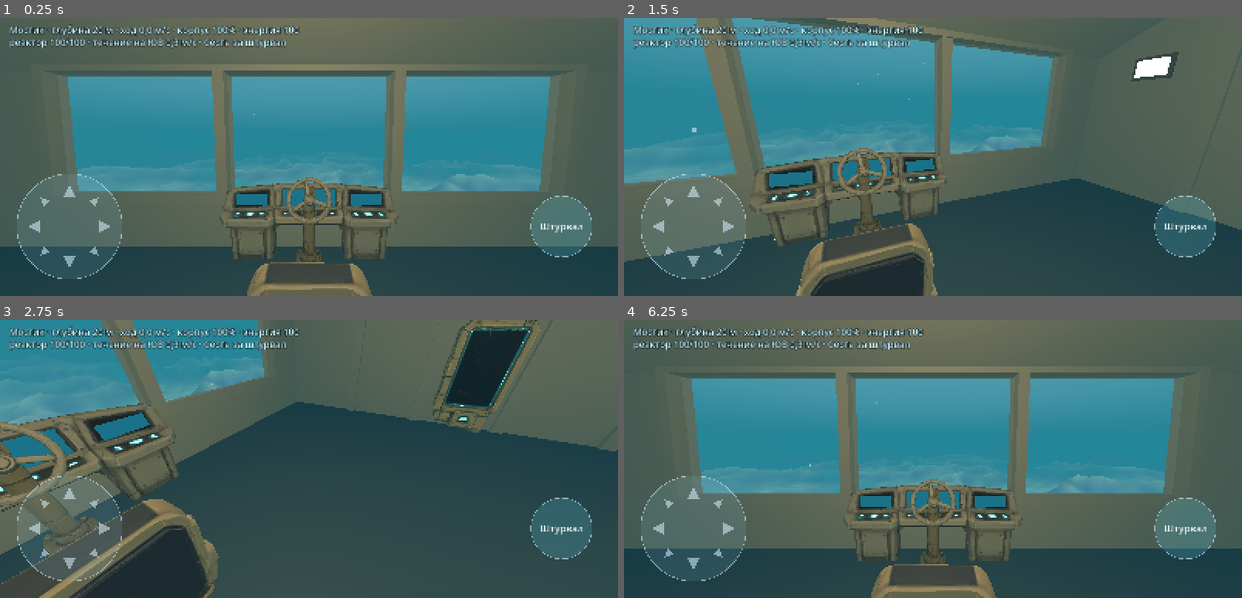
Above: before the commit, frames 1-4 (two rows, left to right).
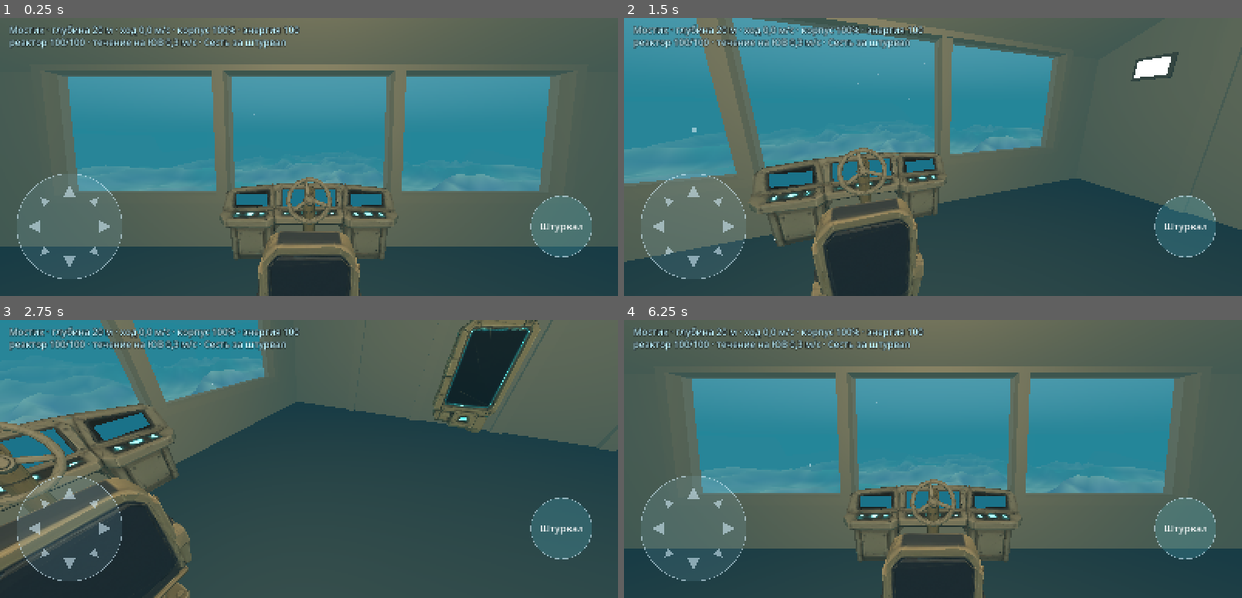
Above: after the commit, the same moments.

Repository: garrimajo5/DeepDive
Game: Godot game, scene res://scenes/main.tscn
Same seed, same stepped clock (60 frames per second), same inputs: the game is played once before the commit and once after it.
Inputs (mouse positions are in pixels of both pictures, inside the frame that each line leads up to):
- Up to frame 1 (0.25 s): no input
- Up to frame 2 (1.5 s): tap Enter at 0.5 s; move the mouse to (1068, 143) at 0.52 s; click (1068, 143) at 0.67 s; tap Space at 1.25 s; drag from (809, 170) to (902, 212) at 1.27 s
- Up to frame 3 (2.75 s): tap Enter at 2 s; move the mouse to (370, 397) at 2.02 s; click (370, 397) at 2.17 s
- Up to frame 4 (6.25 s): tap Space at 2.75, 4.25 s; drag from (902, 514) to (747, 417) at 2.77 s; tap Enter at 3.5 s; move the mouse to (1118, 500) at 3.52 s; click (1118, 500) at 3.67 s; drag from (747, 417) to (840, 389) at 4.27 s; move the mouse to (963, 459) at 5.02 s; click (963, 459) at 5.17 s; drag from (840, 389) to (809, 472) at 5.77 s

The runs differ from the first frame. In frame 1, 3.2% of the frame differs, in the area x 40-61%, y 76-100%; in frame 2, 4.2%; in frame 3, 8.3%, in the area x 0-36%, y 56-100%; in frame 4, 3.2%.

Commit message:
Экипаж: фигура игрока (заглушка), руки на штурвале, план модели и коопа
Co-Authored-By: Claude Opus 5.5 <noreply@anthropic.com>
Claude-Session: https://claude.ai/code/session_01S9qQDZKo2kpR8atq12Q23F

Diff:
--- a/scripts/core/bridge_props.gd
+++ b/scripts/core/bridge_props.gd
@@ -23,7 +23,7 @@
 const STAND_SCALE_Y := WHEEL_Y / SHAFT_Y
 const STAND_Z := WHEEL_Z - WHEEL_HALF_DEPTH - SHAFT_FRONT
 
-const CHAIR_Z := -3.95
+const CHAIR_Z := Deck.CHAIR_Z
 const TABLE_Z := -1.2
 
 ## Пульт MOD-004: 2,5 × 1,42 × 0,65 м вплотную к носовой стене. Окно в игре начинается с 0,8 м, поэтому пульт ниже
--- /dev/null
+++ b/scripts/core/crew.gd
@@ -0,0 +1,262 @@
+class_name Crew
+## Экипаж: член экипажа как фигура из частей, которую видят другие и сам игрок (свои руки и ноги — взглядом вниз).
+## Пока модели нет (концепт ART-014), фигура — капсулы по суставам; поза считается здесь, без узлов:
+## стоит, идёт (шаг ног и рук), сидит в кресле пилота с руками на колесе штурвала (руки идут за поворотом колеса).
+## Всё в осях корабля, метры; рост 1,8 м, глаза на высоте Deck.Walker.EYE.
+## Для коопа: у каждого игрока свой `Member`, хост шлёт клиентам `snapshot()`, клиенты ставят `apply()`.
+
+enum Role { PILOT, SONAR, ENGINEER, BIOLOGIST }
+const ROLE_NAMES := ["Пилот", "Сонарщик", "Инженер", "Биолог"]
+## Цвет роли — на груди и плечах костюма (временные, до концепта ART-014).
+const ROLE_COLORS := [
+	Color(0.89, 0.62, 0.22),  ## пилот — янтарный, как кнопка «Свет»
+	Color(0.27, 0.76, 0.80),  ## сонарщик — бирюза голограммы
+	Color(0.85, 0.36, 0.22),  ## инженер — оранжево-красный
+	Color(0.45, 0.74, 0.36),  ## биолог — зелёный
+]
+const SUIT := Color(0.24, 0.27, 0.28)
+const GLOVES := Color(0.13, 0.14, 0.15)
+const HELMET := Color(0.78, 0.80, 0.76)
+const VISOR := Color(0.10, 0.22, 0.26)
+
+## Размеры (м). Таз (сустав бедра) — 0,92 над полом стоя; плечи на 0,56 выше таза; глаз — Walker.EYE.
+const HEIGHT := 1.8
+const HIP := 0.92
+const HIP_HALF := 0.11
+const TORSO := 0.56
+const SHOULDER_HALF := 0.2
+const THIGH := 0.46
+const SHIN := 0.44
+const UPPER_ARM := 0.31
+const FOREARM := 0.27
+const HAND := 0.1
+const EYE_UP := Deck.Walker.EYE - HIP  ## от таза до глаз
+## Шаг: полный цикл ног на 1,3 м пути, размах бедра ±0,45 рад, рук ±0,35 рад.
+const STRIDE := 1.3
+const LEG_SWING := 0.45
+const ARM_SWING := 0.35
+## Сидя: наклон к штурвалу; таз — seat_hip() (над сиденьем кресла ~0,5 м).
+const SEAT_LEAN := 0.44  ## рад (≈25°)
+## Хват колеса: точки на ободе ±55° от верха, радиус обода 0,25 м (MOD-002 Ø 0,55). Руки идут за колесом
+## до 35°, дальше скользят по ободу (иначе не дотянуться).
+const RIM := 0.25
+const GRIP_DEG := 55.0
+const GRIP_FOLLOW_DEG := 35.0
+
+## Части фигуры в порядке экземпляров MultiMesh (голова и визор — 2 и 3: свой игрок их не рисует).
+const ORDER := ["torso", "pelvis", "head", "visor", "arm_l", "arm_r", "fore_l", "fore_r", "hand_l", "hand_r",
+	"thigh_l", "thigh_r", "shin_l", "shin_r", "foot_l", "foot_r"]
+
+
+static func role_color(role: int) -> Color:
+	return ROLE_COLORS[clampi(role, 0, ROLE_COLORS.size() - 1)]
+
+
+static func part_color(part: String, role: int) -> Color:
+	match part:
+		"torso", "arm_l", "arm_r":
+			return role_color(role)
+		"head":
+			return HELMET
+		"visor":
+			return VISOR
+		"hand_l", "hand_r", "foot_l", "foot_r":
+			return GLOVES
+	return SUIT
+
+
+## Высота таза сидя: так, чтобы глаза были на Deck.SEAT_EYE.
+static func seat_hip() -> Vector3:
+	return Vector3(0.0, Deck.SEAT_EYE - EYE_UP * cos(SEAT_LEAN), Deck.SEAT_Z + EYE_UP * sin(SEAT_LEAN))
+
+
+## Точки хвата на ободе колеса в осях корабля: [левая, правая]; turn — Helm.Ship.turn (−1…1), как BridgeView.
+static func wheel_grips(turn: float) -> Array[Vector3]:
+	var b := Basis.from_euler(Vector3(deg_to_rad(BridgeProps.WHEEL_TILT), 0.0, 0.0)) \
+		* Basis(Vector3.BACK, deg_to_rad(clampf(-turn * BridgeProps.WHEEL_TURN_DEG, -GRIP_FOLLOW_DEG, GRIP_FOLLOW_DEG)))
+	var c := Vector3(0.0, BridgeProps.WHEEL_Y, BridgeProps.WHEEL_Z)
+	var a := deg_to_rad(GRIP_DEG)
+	return [c + b * Vector3(-RIM * sin(a), RIM * cos(a), 0.0), c + b * Vector3(RIM * sin(a), RIM * cos(a), 0.0)]
+
+
+## Колено/локоть по двум длинам: от s к цели t, сгиб в сторону hint. Если цель дальше — рука вытянута к ней.
+static func two_bone(s: Vector3, t: Vector3, a: float, b: float, hint: Vector3) -> Array[Vector3]:
+	var v := t - s
+	var d := v.length()
+	var dir := v / d if d > 1e-5 else Vector3.DOWN
+	d = clampf(d, absf(a - b) + 1e-3, a + b - 1e-3)
+	var x := (a * a - b * b + d * d) / (2.0 * d)
+	var h := sqrt(maxf(a * a - x * x, 0.0))
+	var side := hint - dir * hint.dot(dir)
+	side = side.normalized() if side.length() > 1e-5 else Vector3.DOWN
+	var mid := s + dir * x + side * h
+	return [mid, s + dir * d]
+
+
+## Преобразование части от сустава a до сустава b: ось y вдоль кости, длина и толщина — масштабом единичной капсулы
+## (высота 1, радиус 0,5, центр в нуле). fwd — куда смотрит «перед» части (для ступни, визора).
+static func bone(a: Vector3, b: Vector3, w: float, d: float, fwd: Vector3 = Vector3.FORWARD) -> Transform3D:
+	var y := b - a
+	var len := y.length()
+	y = y / len if len > 1e-5 else Vector3.UP
+	var z := -fwd
+	var x := y.cross(z)
+	if x.length() < 1e-4:
+		x = y.cross(Vector3.BACK if absf(y.z) < 0.9 else Vector3.RIGHT)
+	x = x.normalized()
+	z = x.cross(y).normalized()
+	return Transform3D(Basis(x * w, y * len, z * d), (a + b) * 0.5)
+
+
+## Член экипажа: место (ступни, оси корабля), курс, поза и фаза шага.
+class Member:
+	extends RefCounted
+	var role := Role.PILOT
+	var name := ""
+	var x := 0.0
+	var z := 0.0
+	var yaw := 0.0
+	var seated := false
+	var wheel_turn := 0.0
+	var phase := 0.0  ## фаза шага, рад
+	var swing := 0.0  ## 0 — стоит, 1 — идёт полным ходом
+	var _last := Vector2.INF
+
+	func _init(r: int = Role.PILOT, n: String = "") -> void:
+		role = r
+		name = n if n != "" else ROLE_NAMES[r]
+
+	## Шаг позы: место и курс игрока; шаг ног — по пройденному пути.
+	func follow(px: float, pz: float, pyaw: float, is_seated: bool, turn: float, dt: float) -> void:
+		var p := Vector2(px, pz)
+		var moved := 0.0 if _last == Vector2.INF or is_seated != seated else p.distance_to(_last)
+		_last = p
+		x = px
+		z = pz
+		yaw = pyaw
+		seated = is_seated
+		wheel_turn = turn
+		phase = wrapf(phase + moved / STRIDE * TAU, 0.0, TAU)
+		var want := clampf(moved / maxf(dt, 1e-4) / Deck.Walker.SPEED, 0.0, 1.0) if not seated else 0.0
+		swing = move_toward(swing, want, dt * 6.0)
+		if swing < 0.02 and want == 0.0:
+			phase = move_toward(phase, PI if phase > PI * 0.5 and phase < PI * 1.5 else (0.0 if phase < PI else TAU), dt * 4.0)
+
+	## Глаз фигуры в осях корабля (у своего игрока совпадает с камерой).
+	func eye() -> Vector3:
+		if seated:
+			return Vector3(0.0, Deck.SEAT_EYE, Deck.SEAT_Z)
+		return Vector3(x, Deck.Walker.EYE, z)
+
+	## Суставы в осях корабля: hip, neck, head, shoulder_l/r, elbow_l/r, wrist_l/r, hand_l/r, knee_l/r, ankle_l/r, toe_l/r.
+	func joints() -> Dictionary:
+		var j := {}
+		var fwd: Vector3
+		var right: Vector3
+		var hip: Vector3
+		var up: Vector3
+		if seated:
+			fwd = Vector3.FORWARD
+			right = Vector3.RIGHT
+			hip = Crew.seat_hip()
+			up = Vector3(0.0, cos(SEAT_LEAN), -sin(SEAT_LEAN))
+		else:
+			fwd = Vector3(-sin(yaw), 0.0, -cos(yaw))
+			right = Vector3(cos(yaw), 0.0, -sin(yaw))
+			hip = Vector3(x, HIP - 0.03 * swing * absf(cos(phase)), z)
+			up = Vector3.UP
+		j["hip"] = hip
+		var neck := hip + up * TORSO
+		j["neck"] = neck
+		j["head"] = hip + up * EYE_UP - fwd * 0.04
+		for side in 2:
+			var s := -1.0 if side == 0 else 1.0
+			var k := "l" if side == 0 else "r"
+			var sh := neck + right * (SHOULDER_HALF * s) - up * 0.04
+			j["shoulder_" + k] = sh
+			var hp := hip + right * (HIP_HALF * s)
+			j["hip_" + k] = hp
+			if seated:
+				var grip: Vector3 = Crew.wheel_grips(wheel_turn)[side]
+				var arm := Crew.two_bone(sh, grip, UPPER_ARM, FOREARM + HAND * 0.5, Vector3.DOWN + right * s * 0.6)
+				j["elbow_" + k] = arm[0]
+				var wrist: Vector3 = arm[0] + (arm[1] - arm[0]).normalized() * FOREARM
+				j["wrist_" + k] = wrist
+				j["hand_" + k] = wrist + (arm[1] - arm[0]).normalized() * HAND
+				## Сидя: бедро вперёд чуть вниз, голень вниз и вперёд, ступня на подножке.
+				var knee := hp + (fwd * cos(0.12) + Vector3.DOWN * sin(0.12)) * THIGH
+				var ankle := knee + (Vector3.DOWN * cos(0.35) + fwd * sin(0.35)) * SHIN
+				j["knee_" + k] = knee
+				j["ankle_" + k] = ankle
+				j["toe_" + k] = ankle + fwd * 0.16 + Vector3.DOWN * 0.04
+			else:
+				## Нога: бедро качается вперёд-назад, колено сгибается, когда нога идёт вперёд.
+				var ph := phase + (0.0 if side == 0 else PI)
+				var th := sin(ph) * LEG_SWING * swing
+				var bend := maxf(0.0, cos(ph)) * 0.9 * swing + 0.04
+				var tdir := Vector3.DOWN * cos(th) + fwd * sin(th)
+				var knee := hp + tdir * THIGH
+				var sa := th - bend
+				var ankle := knee + (Vector3.DOWN * cos(sa) + fwd * sin(sa)) * SHIN
+				j["knee_" + k] = knee
+				j["ankle_" + k] = ankle
+				j["toe_" + k] = ankle + fwd * 0.16 + Vector3.DOWN * 0.03
+				## Рука качается против ноги своей стороны, локоть чуть согнут.
+				var ah := -sin(ph) * ARM_SWING * swing
+				var adir := Vector3.DOWN * cos(ah) + fwd * sin(ah) + right * (0.08 * s)
+				var elbow := sh + adir.normalized() * UPPER_ARM
+				var fa := ah + 0.15 + 0.25 * swing
+				var wrist := elbow + (Vector3.DOWN * cos(fa) + fwd * sin(fa)).normalized() * FOREARM
+				j["elbow_" + k] = elbow
+				j["wrist_" + k] = wrist
+				j["hand_" + k] = wrist + (wrist - elbow).normalized() * HAND
+		j["fwd"] = fwd
+		j["up"] = up
+		return j
+
+	## Части фигуры: имя → Transform3D единичной капсулы. own — свой игрок: без головы (камера в ней), а стоя ещё
+	## без туловища, таза и плеч, чтобы взгляд вниз видел ноги, а не грудь вплотную; сидя видны руки на штурвале.
+	func parts(own: bool = false) -> Dictionary:
+		var j := joints()
+		var fwd: Vector3 = j["fwd"]
+		var up: Vector3 = j["up"]
+		var out := {}
+		var neck: Vector3 = j["neck"]
+		var hip: Vector3 = j["hip"]
+		var chest := not own or seated
+		if chest:
+			out["torso"] = Crew.bone(hip + up * 0.1, neck + up * 0.06, 0.34, 0.22, fwd)
+		if chest:
+			out["pelvis"] = Crew.bone(hip - up * 0.1, hip + up * 0.12, 0.3, 0.2, fwd)
+		if not own:
+			var head: Vector3 = j["head"]
+			out["head"] = Crew.bone(head - up * 0.15, head + up * 0.15, 0.24, 0.26, fwd)
+			out["visor"] = Crew.bone(head - up * 0.05 + fwd * 0.11, head + up * 0.06 + fwd * 0.11, 0.18, 0.06, fwd)
+		for k in ["l", "r"]:
+			if chest:
+				out["arm_" + k] = Crew.bone(j["shoulder_" + k], j["elbow_" + k], 0.1, 0.1, fwd)
+			out["fore_" + k] = Crew.bone(j["elbow_" + k], j["wrist_" + k], 0.085, 0.085, fwd)
+			out["hand_" + k] = Crew.bone(j["wrist_" + k], j["hand_" + k], 0.08, 0.05, fwd)
+			out["thigh_" + k] = Crew.bone(j["hip_" + k], j["knee_" + k], 0.14, 0.14, fwd)
+			out["shin_" + k] = Crew.bone(j["knee_" + k], j["ankle_" + k], 0.11, 0.11, fwd)
+			var ank: Vector3 = j["ankle_" + k]
+			var toe: Vector3 = j["toe_" + k]
+			out["foot_" + k] = Crew.bone(ank + Vector3.DOWN * 0.02 - (toe - ank) * 0.25, toe, 0.1, 0.08, Vector3.UP)
+		return out
+
+	## Снимок для сети: всё, что нужно клиенту, чтобы поставить фигуру.
+	func snapshot() -> Dictionary:
+		return {"role": role, "name": name, "x": x, "z": z, "yaw": yaw, "seated": seated,
+			"turn": wheel_turn, "phase": phase, "swing": swing}
+
+	func apply(s: Dictionary) -> void:
+		role = int(s.get("role", role))
+		name = str(s.get("name", name))
+		x = float(s.get("x", x))
+		z = float(s.get("z", z))
+		yaw = float(s.get("yaw", yaw))
+		seated = bool(s.get("seated", seated))
+		wheel_turn = float(s.get("turn", wheel_turn))
+		phase = float(s.get("phase", phase))
+		swing = float(s.get("swing", swing))
+		_last = Vector2(x, z)
--- a/scripts/core/deck.gd
+++ b/scripts/core/deck.gd
@@ -7,16 +7,19 @@
 const BRIDGE_MAX := Vector2(5.0, 2.0)
 const CEILING := 3.2
 const NOSE_INNER := -5.9
-## Пилот в кресле: глаз над сиденьем, взгляд прямо на нос (в кадре рама окна и штурвал).
-const SEAT_Z := -4.3
-const SEAT_EYE := 1.62
+## Пилот в кресле: глаз над сиденьем, взгляд прямо на нос (в кадре рама окна, пульт и штурвал).
+## Глаз — как у фигуры экипажа сидя (`Crew`: таз над сиденьем 0,5 м, наклон 25° к штурвалу), чтобы руки доставали колесо.
+const SEAT_Z := -4.7
+const SEAT_EYE := 1.33
+## Кресло пилота (MOD-001, глубина 0,7 м): центр на полу.
+const CHAIR_Z := -4.2
 ## Встав из кресла, игрок оказывается за ним, лицом к носу, как на старте (замечание тестера в pogrujenie).
 const STAND_Z := -3.0
 ## Угол обзора по вертикали, как в браузере (js/game.js): 72° в альбомной.
 const FOV := 72.0
 
 ## Препятствия на полу мостика: центр (x, z) и радиус. Голостол сонара (Ø 2,2 м внизу, сужается кверху) и кресло пилота.
-const OBSTACLES: Array = [[Vector2(0.0, -1.2), 0.75], [Vector2(0.0, -3.95), 0.4]]
+const OBSTACLES: Array = [[Vector2(0.0, -1.2), 0.75], [Vector2(0.0, CHAIR_Z), 0.4]]
 ## Прямоугольники на полу (x, z, ширина, глубина): пульт пилота со штурвалом у носовой стены (до z −5,1, колесо на −5,25),
 ## пульт энергии у левого борта и сканер у правого (BridgeProps.SIDE_Z, ширина 1,2 и 1,0 м).
 const CONSOLE_RECT := Rect2(-1.3, -6.0, 2.6, 0.9)
@@ -55,7 +58,7 @@
 ## Посты мостика. Штурвал: подойти к креслу пилота.
 static func posts() -> Array[Post]:
 	return [
-		Post.new("helm", Vector2(0.0, SEAT_Z), 1.7, "Сесть за штурвал"),
+		Post.new("helm", Vector2(0.0, CHAIR_Z), 1.7, "Сесть за штурвал"),
 		Post.new("energy", Vector2(-3.9, -2.0), 1.0, "Пульт энергии"),
 		Post.new("scanner", Vector2(3.85, -2.0), 1.0, "Сканер"),
 		Post.new("sonar", Vector2(0.0, -1.2), 1.7, "Сонар: импульс"),
--- /dev/null
+++ b/scripts/game/crew_view.gd
@@ -0,0 +1,66 @@
+class_name CrewView
+extends Node3D
+## Фигуры экипажа на корабле (заглушка до модели по ART-014): у каждого члена экипажа — один MultiMesh из капсул,
+## один вызов отрисовки. Поза — `Crew.Member.parts()`. Свой игрок рисуется без головы: камера стоит в ней.
+## Узел живёт в осях корабля, слой света 2 (только плафоны корабля).
+
+const LAYER_SHIP := 2
+
+var members: Array = []  ## Crew.Member
+var local: Crew.Member  ## свой игрок (без головы)
+var figures: Array[MultiMeshInstance3D] = []
+var shown: Array = []  ## что нарисовано у каждой фигуры: имя части → Transform3D (для тестов и сети)
+var _mesh: CapsuleMesh
+var _material: StandardMaterial3D
+
+
+func _init() -> void:
+	name = "Экипаж"
+	_mesh = CapsuleMesh.new()
+	_mesh.radius = 0.5
+	_mesh.height = 1.0
+	_mesh.radial_segments = 10
+	_mesh.rings = 3
+	_material = StandardMaterial3D.new()
+	_material.vertex_color_use_as_albedo = true
+	_material.roughness = 0.75
+	_mesh.material = _material
+
+
+## Список экипажа; local — тот, чьими глазами смотрит камера.
+func set_members(list: Array, me: Crew.Member) -> void:
+	members = list
+	local = me
+	while figures.size() < members.size():
+		var mm := MultiMesh.new()
+		mm.transform_format = MultiMesh.TRANSFORM_3D
+		mm.use_colors = true
+		mm.mesh = _mesh
+		mm.instance_count = Crew.ORDER.size()
+		var mi := MultiMeshInstance3D.new()
+		mi.multimesh = mm
+		mi.layers = LAYER_SHIP
+		add_child(mi)
+		figures.append(mi)
+	for i in figures.size():
+		figures[i].visible = i < members.size()
+		if i < members.size():
+			figures[i].name = "Фигура %s" % members[i].name
+
+
+func apply() -> void:
+	for i in members.size():
+		var m: Crew.Member = members[i]
+		var own: bool = m == local
+		var parts := m.parts(own)
+		if shown.size() <= i:
+			shown.resize(i + 1)
+		shown[i] = parts
+		var mm := figures[i].multimesh
+		for n in Crew.ORDER.size():
+			var key: String = Crew.ORDER[n]
+			if parts.has(key):
+				mm.set_instance_transform(n, parts[key])
+				mm.set_instance_color(n, Crew.part_color(key, m.role))
+			else:
+				mm.set_instance_transform(n, Transform3D(Basis.from_scale(Vector3.ZERO), Vector3.ZERO))
--- a/scripts/game/main.gd
+++ b/scripts/game/main.gd
@@ -5,6 +5,9 @@
 
 var walker := Deck.Walker.new()
 var pilot := Deck.Pilot.new()
+var me := Crew.Member.new(Crew.Role.PILOT)   ## свой игрок как фигура (видят другие и он сам)
+var crew: Array = [me]                       ## экипаж на борту; позже — игроки по сети
+var crew_view: CrewView
 var layout := ShipLayout.new()
 var airlock := Airlock.new()
 var posts: Array[Deck.Post] = []
@@ -67,6 +70,9 @@
 	rooms = RoomsView.new()
 	rooms.name = "Отсеки"
 	ship.add_child(rooms)
+	crew_view = CrewView.new()
+	ship.add_child(crew_view)
+	crew_view.set_members(crew, me)
 	walker.stand = layout.can_stand
 	posts = Deck.posts()
 	for i in layout.doors.size():
@@ -204,6 +210,8 @@
 	sonar_view.show_state(sonar, helm.pos, helm.yaw, time, reactor.k(Reactor.Sys.SONAR) > 0.0)
 	rooms.apply(layout, reactor, airlock)
 	message.update(dt)
+	me.follow(walker.x, walker.z, walker.yaw, pilot.seated, helm.turn, dt)
+	crew_view.apply()
 	_place_ship()
 	_place_camera()
 	_update_ui()
@@ -439,6 +447,18 @@
 		airlock.open = true
 		airlock.t = 1.0
 		rooms.apply(layout, reactor, airlock)
+	if kv.has("mate"):  # mate=x,z,курс°[,роль 0…3] — ещё один член экипажа стоит на палубе; mate=helm — сидит за штурвалом
+		var mate := Crew.Member.new(Crew.Role.SONAR)
+		if kv["mate"] == "helm":
+			mate.follow(0.0, Deck.SEAT_Z, 0.0, true, 0.0, 0.1)
+		else:
+			var m: PackedFloat64Array = kv["mate"].split_floats(",")
+			if m.size() > 3:
+				mate.role = int(m[3])
+			mate.follow(m[0], m[1], deg_to_rad(m[2]) if m.size() > 2 else 0.0, false, 0.0, 0.1)
+		crew.append(mate)
+		crew_view.set_members(crew, me)
+		crew_view.apply()
 	if kv.has("hot"):  # hot=1 — перегрев (для снимка табло)
 		reactor.start_hot(false)
 		reactor.heat = float(kv["hot"])
--- /dev/null
+++ b/tests/test_crew.gd
@@ -0,0 +1,112 @@
+extends TestCase
+## Экипаж: фигура члена экипажа (заглушка до модели ART-014) — поза стоя, на ходу и в кресле пилота, свой игрок
+## видит руки и ноги, другие видят всю фигуру; снимок для сети.
+
+
+func _walk(m: Crew.Member, steps: int, dz: float, dt: float = 1.0 / 30.0) -> void:
+	for i in steps:
+		m.follow(m.x, m.z + dz, m.yaw, false, 0.0, dt)
+
+
+func test_standing_figure_fits_height() -> void:
+	var m := Crew.Member.new()
+	m.follow(1.0, -2.0, 0.0, false, 0.0, 0.1)
+	var j := m.joints()
+	near(j["head"].y, Deck.Walker.EYE, 0.01, "голова на высоте глаз")
+	ok(j["ankle_l"].y > 0.0 and j["ankle_l"].y < 0.1, "лодыжка у пола")
+	near(j["toe_l"].y, 0.0, 0.05, "носок на полу")
+	ok(j["toe_l"].z < j["ankle_l"].z, "носок к носу корабля (курс 0)")
+	ok(j["hand_r"].y > 0.6 and j["hand_r"].y < 0.95, "руки вдоль тела")
+	ok(j["shoulder_r"].x > j["shoulder_l"].x, "правое плечо — к правому борту")
+	var top := 0.0
+	for t in m.parts().values():
+		var xf: Transform3D = t
+		top = maxf(top, xf.origin.y + xf.basis.y.length() * 0.5)
+	ok(top <= Crew.HEIGHT + 0.03 and top > Crew.HEIGHT - 0.1, "рост 1,8 м (%.2f)" % top)
+
+
+func test_figure_turns_with_yaw() -> void:
+	var m := Crew.Member.new()
+	m.follow(0.0, 0.0, PI / 2.0, false, 0.0, 0.1)  # лицом к левому борту (−X)
+	var j := m.joints()
+	ok(j["toe_l"].x < j["ankle_l"].x - 0.1, "носки к левому борту")
+	ok(j["shoulder_l"].z > j["shoulder_r"].z, "левое плечо к корме")
+
+
+func test_walk_swings_legs_and_stops() -> void:
+	var m := Crew.Member.new()
+	m.follow(0.0, 0.0, 0.0, false, 0.0, 1.0 / 30.0)
+	_walk(m, 20, -Deck.Walker.SPEED / 30.0)
+	ok(m.swing > 0.9, "идёт полным шагом (%.2f)" % m.swing)
+	var seen_l := false
+	var seen_r := false
+	for i in 30:
+		_walk(m, 1, -Deck.Walker.SPEED / 30.0)
+		var j := m.joints()
+		var dl: float = j["ankle_l"].z - j["ankle_r"].z
+		seen_l = seen_l or dl < -0.2
+		seen_r = seen_r or dl > 0.2
+	ok(seen_l and seen_r, "ноги идут поочерёдно")
+	for i in 30:
+		m.follow(m.x, m.z, 0.0, false, 0.0, 1.0 / 30.0)
+	near(m.swing, 0.0, 1e-6, "остановился")
+	var j := m.joints()
+	near(j["ankle_l"].z, j["ankle_r"].z, 0.03, "стоит ровно")
+
+
+func test_seated_hands_on_wheel() -> void:
+	var m := Crew.Member.new()
+	for turn in [0.0, 1.0, -0.6]:
+		m.follow(0.0, Deck.SEAT_Z, 0.0, true, turn, 0.1)
+		var j := m.joints()
+		var g := Crew.wheel_grips(turn)
+		near(j["hand_l"].distance_to(g[0]), 0.0, 0.06, "левая рука на ободе (поворот %s)" % turn)
+		near(j["hand_r"].distance_to(g[1]), 0.0, 0.06, "правая рука на ободе (поворот %s)" % turn)
+		near(absf(j["elbow_l"].distance_to(j["shoulder_l"])), Crew.UPPER_ARM, 1e-3, "длина плеча")
+	var g0 := Crew.wheel_grips(0.0)
+	var g1 := Crew.wheel_grips(1.0)
+	ok(g1[0].y > g0[0].y and g1[1].y < g0[1].y, "штурвал вправо: левая рука вверх, правая вниз")
+	near(g0[0].distance_to(Vector3(0, BridgeProps.WHEEL_Y, BridgeProps.WHEEL_Z)), Crew.RIM, 1e-5, "хват на ободе")
+
+
+func test_seated_in_chair() -> void:
+	var m := Crew.Member.new()
+	m.follow(0.0, Deck.SEAT_Z, 0.0, true, 0.0, 0.1)
+	var j := m.joints()
+	near(j["head"].y, Deck.SEAT_EYE, 0.02, "голова на высоте глаз пилота")
+	near(m.eye().z, Deck.SEAT_Z, 1e-6, "глаза — как у камеры пилота")
+	var hip: Vector3 = j["hip"]
+	ok(hip.y > 0.5 and hip.y < 0.7, "таз над сиденьем (%.2f)" % hip.y)
+	ok(absf(hip.z - Deck.CHAIR_Z) < 0.35, "таз в кресле (z %.2f)" % hip.z)
+	ok(j["knee_l"].z < hip.z - 0.3, "колени вперёд")
+	ok(j["toe_l"].y > -0.01, "ноги не под полом")
+
+
+func test_own_figure_hides_head() -> void:
+	var m := Crew.Member.new()
+	m.follow(0.0, -3.0, 0.0, false, 0.0, 0.1)
+	var other := m.parts(false)
+	var own := m.parts(true)
+	eq(other.size(), Crew.ORDER.size(), "другие видят всю фигуру")
+	ok(not own.has("head") and not own.has("visor"), "своя голова не рисуется")
+	ok(not own.has("torso") and own.has("shin_l") and own.has("foot_r") and own.has("hand_l"),
+		"стоя свои ноги и руки видны, грудь — нет")
+	m.follow(0.0, Deck.SEAT_Z, 0.0, true, 0.0, 0.1)
+	own = m.parts(true)
+	ok(own.has("arm_l") and own.has("hand_r") and not own.has("head"), "в кресле видны руки на штурвале")
+
+
+func test_snapshot_round_trip() -> void:
+	var a := Crew.Member.new(Crew.Role.ENGINEER, "Вера")
+	a.follow(0.0, 0.0, 0.3, false, 0.0, 1.0 / 30.0)
+	for i in 7:
+		a.follow(a.x, a.z - 0.08, 0.3, false, 0.0, 1.0 / 30.0)
+	var b := Crew.Member.new()
+	b.apply(a.snapshot())
+	eq(b.role, Crew.Role.ENGINEER, "роль")
+	eq(b.name, "Вера", "имя")
+	var pa := a.parts()
+	var pb := b.parts()
+	for k in pa:
+		ok(pa[k].is_equal_approx(pb[k]), "поза %s совпадает" % k)
+	eq(Crew.part_color("torso", Crew.Role.ENGINEER), Crew.ROLE_COLORS[Crew.Role.ENGINEER], "цвет роли на груди")
--- /dev/null
+++ b/tests/test_crew_scene.gd
@@ -0,0 +1,46 @@
+extends TestCase
+## Экипаж в сцене: своя фигура идёт за игроком и садится за штурвал, другой член экипажа виден целиком.
+
+var main: Main
+
+
+func before() -> void:
+	main = load("res://scenes/main.tscn").instantiate()
+	tree.root.add_child(main)
+	await frames(2)
+
+
+func _shown(fig: int, part: String) -> Variant:
+	return main.crew_view.shown[fig].get(part)
+
+
+func test_own_figure_follows_player() -> void:
+	eq(main.crew_view.figures.size(), 1, "одна фигура — свой игрок")
+	eq(main.crew_view.figures[0].layers, 2, "слой корабля")
+	for i in 15:
+		main.walker.z -= Deck.Walker.SPEED / 30.0
+		main.step(1.0 / 30.0)
+	ok(main.me.swing > 0.5, "фигура шагает")
+	var shin: Transform3D = _shown(0, "shin_l")
+	near(Vector2(shin.origin.x, shin.origin.z).distance_to(Vector2(main.walker.x, main.walker.z)), 0.0, 0.4, "ноги под игроком")
+	ok(_shown(0, "head") == null, "свою голову не видно")
+
+
+func test_seated_hands_on_wheel_in_scene() -> void:
+	main.sit_at_helm()
+	main.helm.turn = 0.0
+	main.step(1.0 / 30.0)
+	var hand: Transform3D = _shown(0, "hand_r")
+	var grip: Vector3 = Crew.wheel_grips(main.helm.turn)[1]
+	ok(hand.origin.distance_to(grip) < 0.12, "правая рука у обода (%.2f м)" % hand.origin.distance_to(grip))
+	near(main.camera.position.y, main.me.eye().y, 1e-4, "камера в голове фигуры")
+	main.stand_up()
+
+
+func test_mate_visible_whole() -> void:
+	await main.debug_setup({"mate": "1,0.5,180,2"})
+	main.step(1.0 / 30.0)
+	eq(main.crew_view.figures.size(), 2, "две фигуры")
+	eq(main.crew[1].role, Crew.Role.ENGINEER, "роль из ключа")
+	ok(_shown(1, "head") != null, "голову другого видно")
+	near(_shown(1, "head").origin.y, Deck.Walker.EYE, 0.02, "на высоте роста")
--- a/tools/qa/scenario.json
+++ b/tools/qa/scenario.json
@@ -27,6 +27,11 @@
   {"do": "wait", "s": 1},
   {"do": "shot", "name": "06-stood-up"},
   {"do": "log", "note": "встал"},
+  {"do": "swipe", "dx": 0, "dy": 260, "s": 0.6},
+  {"do": "wait", "s": 0.3},
+  {"do": "shot", "name": "06b-own-legs"},
+  {"do": "log", "note": "взгляд вниз: свои ноги и руки"},
+  {"do": "swipe", "dx": 0, "dy": -260, "s": 0.6},
   {"do": "hold", "what": "pad", "dir": [0, -1], "s": 2},
   {"do": "shot", "name": "07-walk-back"},
   {"do": "log", "note": "прошёл назад"},
--- a/tools/shot.gd
+++ b/tools/shot.gd
@@ -3,7 +3,7 @@
 ## xvfb-run -a godot --path . --rendering-driver opengl3 --resolution 1600x720 -s tools/shot.gd -- out.png [ключ=значение ...]
 ## Ключи: x, z, yaw, pitch — игрок на палубе (yaw в градусах, 0 — к носу); frames — сколько кадров ждать;
 ## pilot=1 — сесть за штурвал; thrust, turn, vert — ввод пилота; secs — сколько секунд вести корабль до снимка;
-## light=0 — погасить прожектор; lock=1 — шлюз трюма открыт; …(187 unchanged characters)… =200,-80,0 — глубокий склон на востоке).
+## light=0 — погасить прожектор; lock=1 — шлюз трюма открыт; …(187 unchanged characters)… =200,-80,0 — глубокий склон на востоке). mate=x,z,курс[,роль] — ещё один член экипажа на палубе (mate=helm — за штурвалом).
 
 
 func _initialize() -> void:
Not shown, added: scripts/core/crew.gd.uid
Not shown, added: scripts/game/crew_view.gd.uid
Not shown, added: tests/test_airlock.gd.uid
Not shown, added: tests/test_crew.gd.uid
Not shown, added: tests/test_crew_scene.gd.uid
Not shown, changed: CHANGELOG.md
Not shown, changed: CLAUDE.md
Not shown, changed: ROADMAP.md
Not shown, changed: docs/ARCHITECTURE.md
